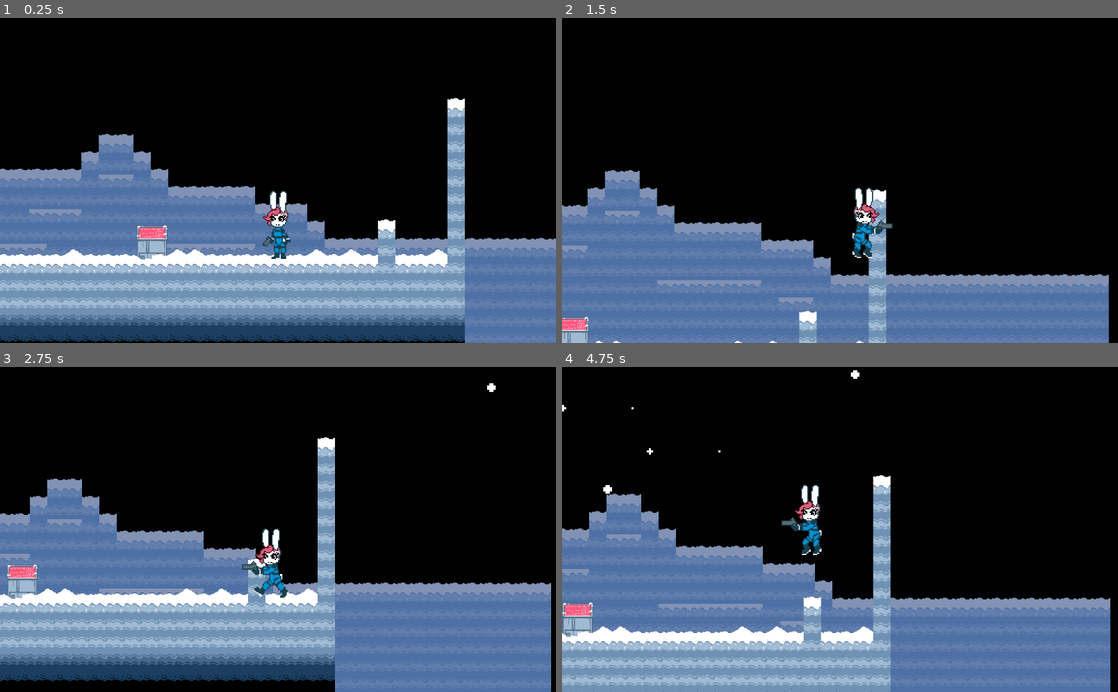
Above: before the commit, frames 1-4 (two rows, left to right).
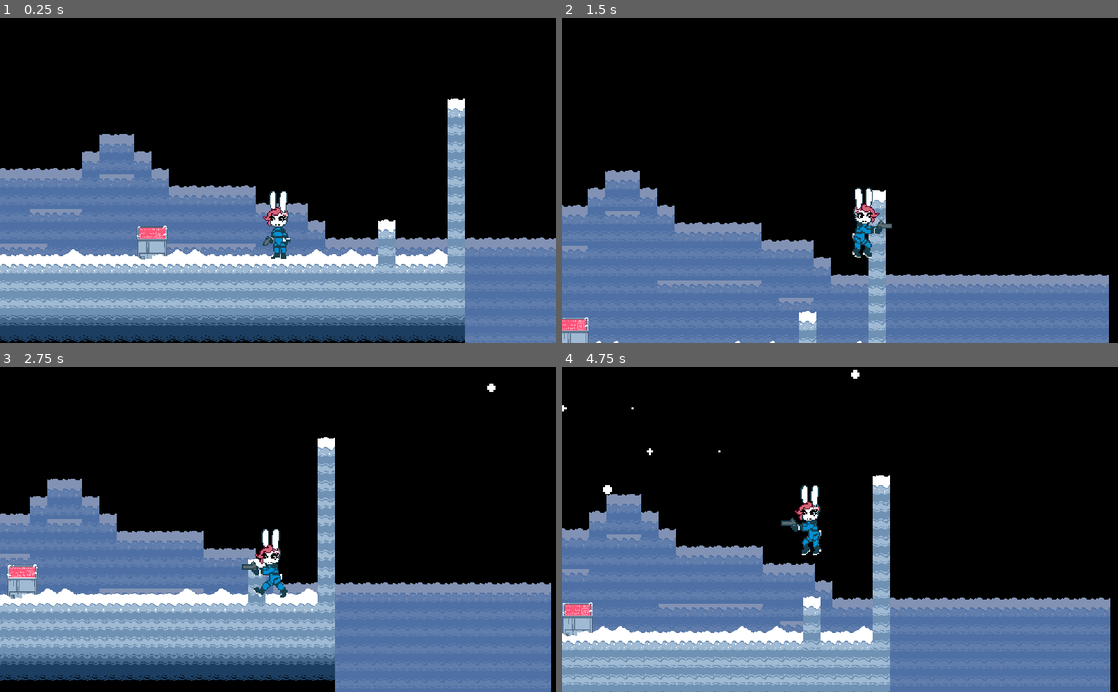
Above: after the commit, the same moments.

Repository: PeskyBatfish/Platformer-Game
Game: Godot game, scene res://Levels/Level_Demo.tscn
The game is run twice, just before and just after one commit, with the same random seed, the same clock (stepped at 60 frames per second) and the same inputs.
Inputs:
- Up to frame 1 (0.25 s): no input
- Up to frame 2 (1.5 s): hold C (interact) 0.53-1.28 s; hold Right (right) from 0.53 s (still down); tap Z (jump) at 0.77 s; tap C (interact) at 1.35 s
- Up to frame 3 (2.75 s): tap Z (jump) at 1.52 s; release Right (right) at 2.03 s; hold Left (left) from 2.03 s (still down); hold C (interact) from 2.03 s (still down); tap X (shoot) at 2.1 s
- Up to frame 4 (4.75 s): release Left (left) at 2.78 s; release C (interact) at 2.78 s; hold Right (right) 2.78-4.28 s; tap C (interact) at 2.85, 4.55 s; tap Z (jump) at 3.02, 3.77, 4.52 s; hold C (interact) 3.53-4.28 s; hold Left (left) from 4.28 s (still down); tap X (shoot) at 4.35 s

The runs differ from the first frame. In frame 1, 2.4% of the frame differs, in the area x 0-100%, y 24-100%; in frame 2, 0.8%; in frame 3, 1.9%; in frame 4, 1.9%.

Commit message:
Dialogue system in place

Diff:
--- a/Space Platformer/Data/Dialogue/dialogue.json
+++ b/Space Platformer/Data/Dialogue/dialogue.json
@@ -1,10 +1,7 @@
 {
-	"NPC_cindy": [
-		{"name": "???", "text": "Hewwo, Rose!"},
-		{"name": "Rose", "text": "Hi there, Cindy."},
-		{"name": "Cindy", "text": "Cowwecting stuff?"},
-		{"name": "Rose", "text": "Not for too long. Just picking up whatever these shiny things scattered around might be."},
-		{"name": "Cindy", "text": "Ooh, good wuck wiv dat!"}
+	"demo_panel": [
+		{"icon_id": 0, "name": "Malfunctioning Computer Panel", "text": "ERROR: User name not recognized."},
+		{"icon_id": 1, "name": "Rose", "text": "Guess I won't be getting anything out of this terminal..."}
 	],
 	"NPC_lewis": [
 		{"name": "Lewis", "text": "Whaddaya want, eh?"}
--- a/Space Platformer/Data/Global.gd
+++ b/Space Platformer/Data/Global.gd
@@ -1 +1,4 @@
 extends Node
+
+var textbox = null
+var player = null
--- a/Space Platformer/Data/Levels/Level_Demo.tscn
+++ b/Space Platformer/Data/Levels/Level_Demo.tscn
@@ -9,7 +9,6 @@
 [ext_resource path="res://Obstacles/Killbox.tscn" type="PackedScene" id=7]
 [ext_resource path="res://Player/HUD.gd" type="Script" id=8]
 [ext_resource path="res://Player/TextboxDisplay.tscn" type="PackedScene" id=9]
-[ext_resource path="res://Player/TextboxDisplay.gd" type="Script" id=10]
 [ext_resource path="res://Objects/Object.tscn" type="PackedScene" id=11]
 
 [sub_resource type="TileSet" id=1]
@@ -277,13 +276,12 @@
 script = ExtResource( 8 )
 
 [node name="TextboxDisplay" parent="HUD" instance=ExtResource( 9 )]
-script = ExtResource( 10 )
 
 [node name="Objects" type="Node2D" parent="."]
 
 [node name="Object" parent="Objects" instance=ExtResource( 11 )]
 position = Vector2( 672, 360 )
-object_name = "demo_panel"
-dialogue_id = "demo_dialogue"
+object_type = "READ"
+dialogue_id = "demo_panel"
 
 [connection signal="area_entered" from="Killbox" to="Killbox" method="_on_Killbox_area_entered"]
--- a/Space Platformer/Data/Objects/Object.gd
+++ b/Space Platformer/Data/Objects/Object.gd
@@ -1,18 +1,16 @@
-extends StaticBody2D
+extends Area2D
 
-export var object_name := ''
+export var object_type := ''
 export var dialogue_id := ''
-
-signal start_dialogue
 
 
 func _ready():
 	$Sprite.set_visible(false)
 
+func start_speech():
+	Global.textbox.start_dialogue(dialogue_id)
+	pass
 
-func start_talking():
-	emit_signal("start_dialogue", dialogue_id)
-	pass
 #
 #
 #func activate_arrow():
--- a/Space Platformer/Data/Objects/Object.tscn
+++ b/Space Platformer/Data/Objects/Object.tscn
@@ -3,22 +3,22 @@
 [ext_resource path="res://Objects/Object.gd" type="Script" id=1]
 [ext_resource path="res://Assets/Tileset_Dev.png" type="Texture" id=2]
 
-[sub_resource type="AtlasTexture" id=2]
+[sub_resource type="AtlasTexture" id=1]
 atlas = ExtResource( 2 )
 region = Rect2( 0, 0, 32, 32 )
 
-[sub_resource type="RectangleShape2D" id=1]
+[sub_resource type="RectangleShape2D" id=2]
 extents = Vector2( 24, 16 )
 
-[node name="Object" type="StaticBody2D"]
+[node name="Object" type="Area2D"]
 collision_layer = 32
 collision_mask = 0
 script = ExtResource( 1 )
 
 [node name="Sprite" type="Sprite" parent="."]
 modulate = Color( 1, 1, 1, 0.352941 )
-texture = SubResource( 2 )
+texture = SubResource( 1 )
 
 [node name="CollisionShape2D" type="CollisionShape2D" parent="."]
 modulate = Color( 0.956863, 1, 0.219608, 1 )
-shape = SubResource( 1 )
+shape = SubResource( 2 )
--- a/Space Platformer/Data/Player/Player.gd
+++ b/Space Platformer/Data/Player/Player.gd
@@ -19,6 +19,12 @@
 # Variables for bullets
 const BULLET = preload("res://Player/Bullet.tscn")
 var bullet_strength = 10
+
+# Variables for dialogue
+var near_interactable = null
+
+func _ready():
+	Global.player = self
 
 func _physics_process(_delta):
 	match state:
@@ -47,6 +53,8 @@
 		States.FLOOR:
 			if not is_on_floor():
 				state = States.AIR
+			elif activate_speech_object():
+				continue
 
 			# Basic movement
 			if Input.is_action_pressed("right"):
@@ -88,7 +96,6 @@
 	direction = 1 if $Sprite.flip_h else -1
 	$Wallchecker.rotation_degrees = 90 * -direction
 	$InteractablesChecker.position.x = direction * 16
-	$HiddenInteractablesChecker.position.x = direction * 16
 
 # Return a wall collision
 func is_near_wall():
@@ -113,3 +120,28 @@
 			b.position.x = position.x + (direction * 48)
 		b.bullet_strength = bullet_strength
 		get_parent().add_child(b)
+
+
+# Stop or start the player movement
+func set_active(active):
+	set_physics_process(active)
+	set_process(active)
+	set_process_input(active)
+
+
+############################
+# DIALOGUE FUNCTIONS
+############################
+# Check if a player is overlapping an object to interact with
+func _on_InteractablesChecker_area_entered(area):
+	near_interactable = area
+
+func _on_InteractablesChecker_area_exited(area):
+	near_interactable = null
+
+# Player interacts with object, triggering dialogue
+func activate_speech_object():
+	if Input.is_action_just_pressed("interact"):
+		if near_interactable != null:
+			near_interactable.start_speech()
+	return
--- a/Space Platformer/Data/Player/Player.tscn
+++ b/Space Platformer/Data/Player/Player.tscn
@@ -92,15 +92,10 @@
 shape = SubResource( 5 )
 
 [node name="InteractablesChecker" type="Area2D" parent="."]
+collision_layer = 0
+collision_mask = 32
 
 [node name="CollisionShape2D" type="CollisionShape2D" parent="InteractablesChecker"]
-modulate = Color( 1, 0.654902, 0, 1 )
-position = Vector2( 0, -32 )
-shape = SubResource( 6 )
-
-[node name="HiddenInteractablesChecker" type="Area2D" parent="."]
-
-[node name="CollisionShape2D" type="CollisionShape2D" parent="HiddenInteractablesChecker"]
 modulate = Color( 1, 0.654902, 0, 1 )
 position = Vector2( 0, -32 )
 shape = SubResource( 6 )
@@ -111,3 +106,6 @@
 enabled = true
 cast_to = Vector2( -16, 0 )
 collision_mask = 3
+
+[connection signal="area_entered" from="InteractablesChecker" to="." method="_on_InteractablesChecker_area_entered"]
+[connection signal="area_exited" from="InteractablesChecker" to="." method="_on_InteractablesChecker_area_exited"]
--- a/Space Platformer/Data/Player/TextboxDisplay.gd
+++ b/Space Platformer/Data/Player/TextboxDisplay.gd
@@ -1,6 +1,6 @@
 extends CanvasLayer
 
-export(String, FILE, "*.json") var dialogue_file
+export(String, FILE, "*.json") var dialogue_file = "res://Dialogue/dialogue.json"
 
 var data = {}
 var current_dialogue_id = 0
@@ -12,23 +12,13 @@
 func _ready():
 	data = load_dialogue()
 	$Textbox.visible = false
+	$Textbox/RectIcon/Sprite.scale *= 1.5
+	Global.textbox = self
 
-
-## Call the 'play' function from NPC, grab the NPC's specific dialogue id
-#func _NPC_start_dialogue(char_id):
-#	if not dialogue_active:
-#		turn_off_player()
-#		$TextBox.visible = true
-#		dialogue_active = true
-#		current_character_id = str(char_id)
-#		current_dialogue_id = -1
-#		next_line()
-
-
-func _object_start_speech(obj_id):
+func start_dialogue(obj_id):
 	if not dialogue_active:
 		turn_off_player()
-		$TextBox.visible = true
+		$Textbox.visible = true
 		dialogue_active = true
 		current_object_id = str(obj_id)
 		current_dialogue_id = -1
@@ -46,11 +36,12 @@
 	current_dialogue_id += 1
 	if current_dialogue_id >= len(dialogues):
 		$Timer.start()
-		$TextBox.visible = false
+		$Textbox.visible = false
 		return
 
-	$TextBox/LabelName.text = dialogues[current_dialogue_id]['name']
-	$TextBox/LabelMessage.text = dialogues[current_dialogue_id]['text']
+	$Textbox/RectName/MarginContainer/RichTextLabel.text = dialogues[current_dialogue_id]['name']
+	$Textbox/RectDialogue/MarginContainer/RichTextLabel.text = dialogues[current_dialogue_id]['text']
+	$Textbox/RectIcon/Sprite.frame = dialogues[current_dialogue_id]['icon_id']
 
 # Loads the dialogue from the .json file
 func load_dialogue():
@@ -70,11 +61,7 @@
 
 # Turn the player's movement on or off if in dialogue
 func turn_on_player():
-	var player = get_tree().get_root().find_node("Rose", true, false)
-	if player:
-		player.set_active(true)
+	Global.player.set_active(true)
 
 func turn_off_player():
-	var player = get_tree().get_root().find_node("Rose", true, false)
-	if player:
-		player.set_active(false)
+	Global.player.set_active(false)
--- a/Space Platformer/Data/Player/TextboxDisplay.tscn
+++ b/Space Platformer/Data/Player/TextboxDisplay.tscn
@@ -1,8 +1,10 @@
-[gd_scene load_steps=6 format=2]
+[gd_scene load_steps=8 format=2]
 
 [ext_resource path="res://Assets/Dialogue_Box.png" type="Texture" id=1]
 [ext_resource path="res://Fonts/BalsamiqSans-Bold.ttf" type="DynamicFontData" id=2]
 [ext_resource path="res://Fonts/BalsamiqSans-BoldItalic.ttf" type="DynamicFontData" id=3]
+[ext_resource path="res://Player/TextboxDisplay.gd" type="Script" id=4]
+[ext_resource path="res://Assets/Dialogue_Icons.png" type="Texture" id=5]
 
 [sub_resource type="DynamicFont" id=1]
 size = 24
@@ -13,6 +15,7 @@
 font_data = ExtResource( 3 )
 
 [node name="TextboxDisplay" type="CanvasLayer"]
+script = ExtResource( 4 )
 
 [node name="Textbox" type="Control" parent="."]
 margin_right = 40.0
@@ -59,10 +62,10 @@
 text = "This is a textbox that holds some text!"
 
 [node name="RectName" type="NinePatchRect" parent="Textbox"]
-margin_left = 140.0
-margin_top = 420.0
-margin_right = 396.0
-margin_bottom = 460.0
+margin_left = 137.755
+margin_top = 414.388
+margin_right = 617.755
+margin_bottom = 454.388
 rect_min_size = Vector2( 256, 40 )
 texture = ExtResource( 1 )
 region_rect = Rect2( 0, 0, 64, 32 )
@@ -86,18 +89,19 @@
 }
 
 [node name="RichTextLabel" type="RichTextLabel" parent="Textbox/RectName/MarginContainer"]
-margin_right = 224.0
+margin_right = 448.0
 margin_bottom = 24.0
 custom_fonts/normal_font = SubResource( 2 )
 text = "Name Namerson"
+scroll_active = false
 
 [node name="RectIcon" type="NinePatchRect" parent="Textbox"]
 anchor_right = 1.0
 anchor_bottom = 1.0
-margin_left = 164.0
-margin_top = 468.0
-margin_right = 188.0
-margin_bottom = 492.0
+margin_left = 163.0
+margin_top = 461.75
+margin_right = 219.0
+margin_bottom = 517.75
 rect_min_size = Vector2( 64, 64 )
 texture = ExtResource( 1 )
 region_rect = Rect2( 64, 0, 64, 64 )
@@ -108,3 +112,15 @@
 __meta__ = {
 "_edit_use_anchors_": false
 }
+
+[node name="Sprite" type="Sprite" parent="Textbox/RectIcon"]
+texture = ExtResource( 5 )
+centered = false
+hframes = 4
+vframes = 5
+
+[node name="Timer" type="Timer" parent="."]
+wait_time = 0.05
+one_shot = true
+
+[connection signal="timeout" from="Timer" to="." method="_on_Timer_timeout"]
--- a/Space Platformer/Data/project.godot
+++ b/Space Platformer/Data/project.godot
@@ -23,6 +23,11 @@
 shapes/collision/shape_color=Color( 1, 1, 1, 0.0980392 )
 shapes/collision/contact_color=Color( 1, 0.109804, 0, 0.8 )
 shapes/navigation/geometry_color=Color( 0, 1, 0.180392, 0.4 )
+
+[display]
+
+window/stretch/mode="2d"
+window/stretch/aspect="keep"
 
 [importer_defaults]
 
Binary file added: Space Platformer/Data/Assets/Dialogue_Icons.png
Not shown, added: Space Platformer/Data/Assets/Dialogue_Icons.png.import
Not shown: 1 places in Space Platformer/Data/Levels/Level_Demo.tscn that only renumber resources
